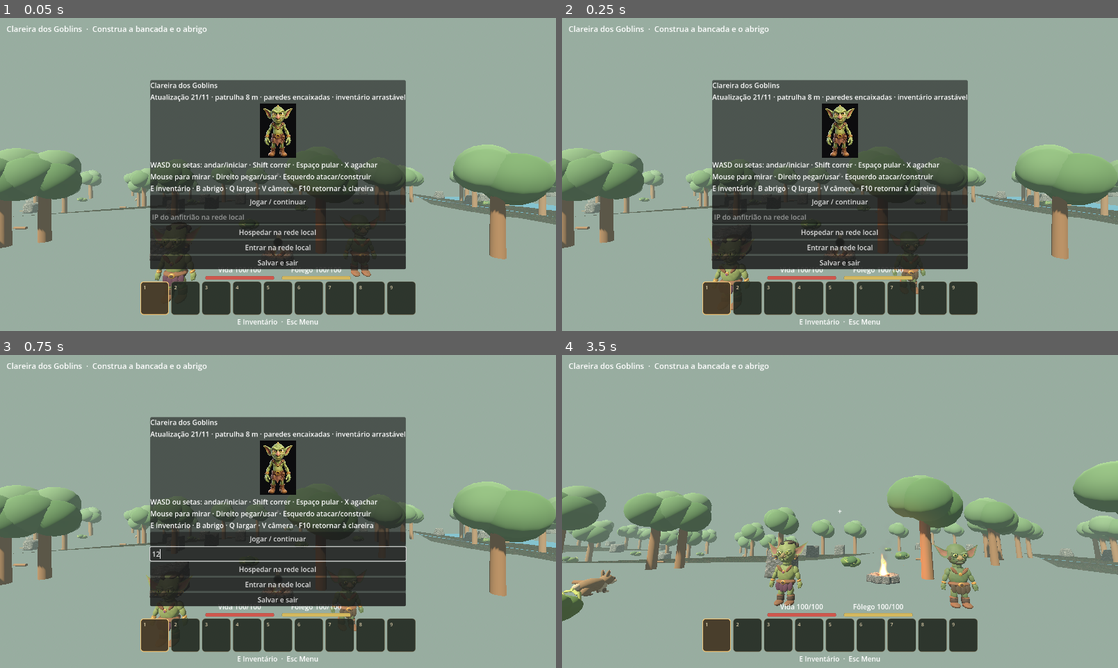
Above: before the commit, frames 1-4 (two rows, left to right).
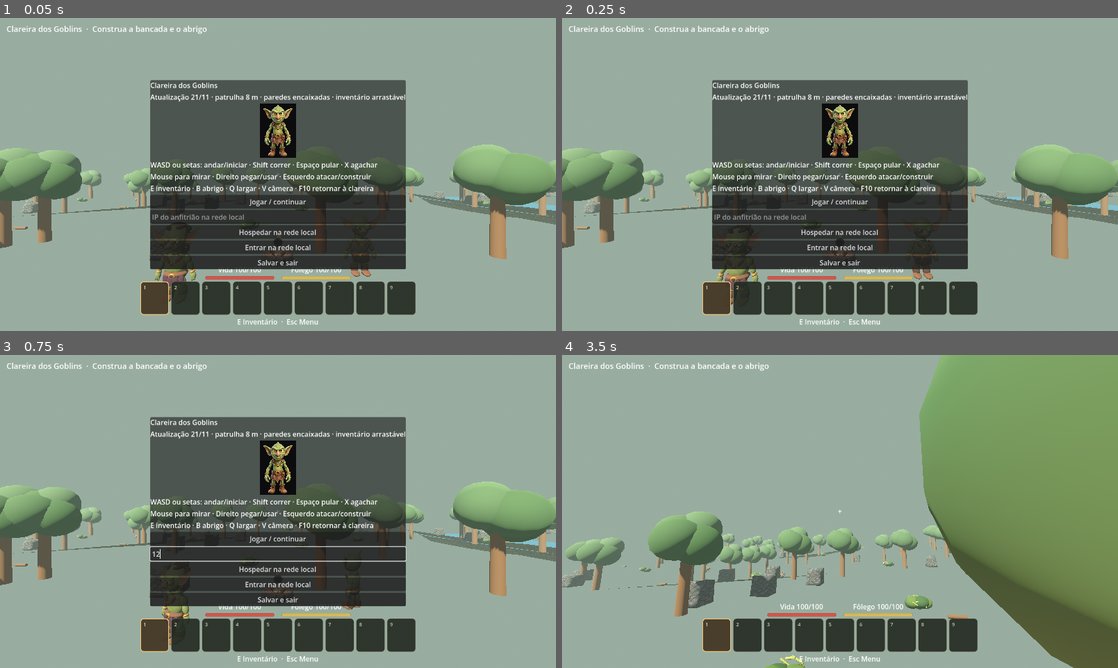
Above: after the commit, the same moments.

Repository: clebertressi88/clareira-dos-goblins
Game: Godot game, scene res://main.tscn
Two runs of this game, one before a commit and one after it. Both use one fixed random seed, a clock stepped at 60 frames per second and the inputs below.
Inputs (mouse positions are in pixels of both pictures, inside the frame that each line leads up to):
- Up to frame 1 (0.05 s): no input
- Up to frame 2 (0.25 s): no input
- Up to frame 3 (0.75 s): click (278, 552) at 0.52 s; type "12" at 0.6 s
- Up to frame 4 (3.5 s): click "Jogar / continuar" at 1.25 s; tap Enter at 2, 2.1 s; move the mouse to (867, 511) at 2.02 s; hold W (goblin_frente) from 2.03 s (still down); click (867, 511) at 2.17 s; tap Space at 2.27, 2.57, 3.02, 3.32 s; move the mouse to (812, 511) at 2.77 s; tap Keypad Enter at 2.85 s

Frame 1 is identical in both runs. In frame 2, 0.6% of the frame differs, in the area x 26-68%, y 65-94%; in frame 3, 0.4%; in frame 4, 42%, in the area x 0-100%, y 0-100%.

Commit message:
Substitui colisao trimesh inoperante do terreno por HeightMapShape3D continua

Diff:
--- a/Projeto-Godot/main.gd
+++ b/Projeto-Godot/main.gd
@@ -457,7 +457,29 @@
 	mesh.generate_normals()
 	var geometry := mesh.commit()
 	var land := mesh_part(chunk,geometry,Vector3.ZERO,Vector3.ONE,materials["grass"])
-	land.create_trimesh_collision()
+	land.name = "TerrenoVisual"
+	# Colisao independente da malha visual. O metodo create_trimesh_collision()
+	# nao estava produzindo superficie fisica detectavel no teste de caminhada.
+	# HeightMapShape3D fornece solo continuo, sem costas de triangulos abertas.
+	var floor_body := StaticBody3D.new()
+	floor_body.name = "TerrenoFisico"
+	floor_body.collision_layer = SOLID
+	floor_body.collision_mask = 0
+	floor_body.position = Vector3(float(key.x*CHUNK)+float(CHUNK)*.5,0.0,float(key.y*CHUNK)+float(CHUNK)*.5)
+	chunk.add_child(floor_body)
+	var height_shape := HeightMapShape3D.new()
+	height_shape.map_width = CHUNK+1
+	height_shape.map_depth = CHUNK+1
+	var heights := PackedFloat32Array()
+	heights.resize((CHUNK+1)*(CHUNK+1))
+	for zi in range(CHUNK+1):
+		for xi in range(CHUNK+1):
+			heights[zi*(CHUNK+1)+xi] = ground(float(key.x*CHUNK+xi),float(key.y*CHUNK+zi))
+	height_shape.map_data = heights
+	var floor_collision := CollisionShape3D.new()
+	floor_collision.name = "ColisaoTerreno"
+	floor_collision.shape = height_shape
+	floor_body.add_child(floor_collision)
 	create_river_chunk(chunk,key)
 	var rng := RandomNumberGenerator.new()
 	rng.seed = hash(key)
